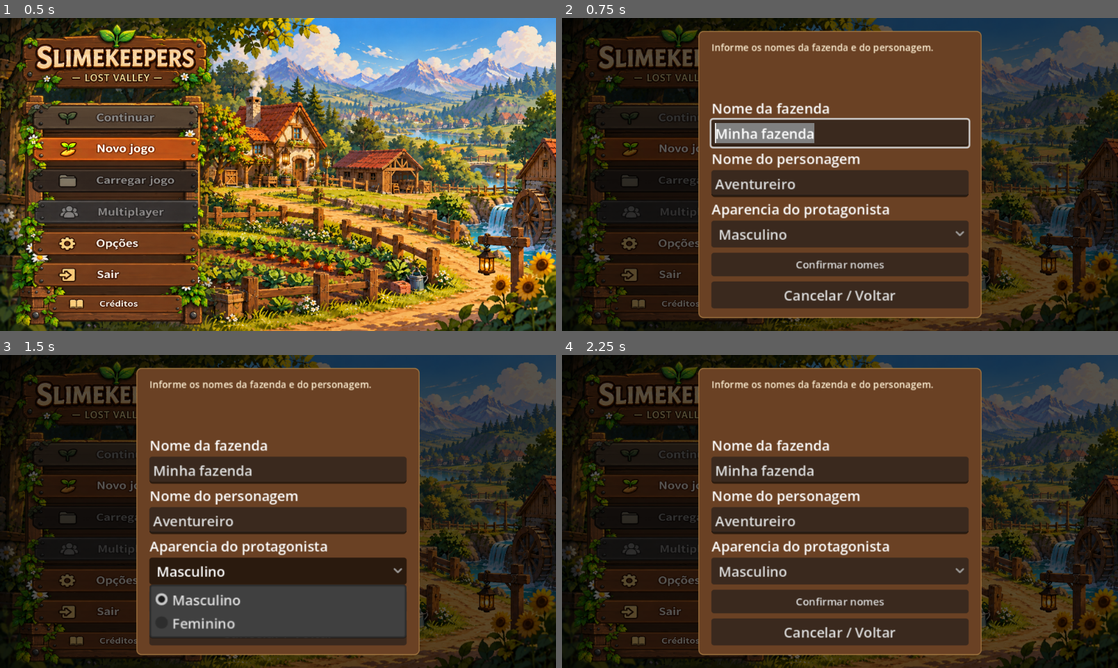
Above: before the commit, frames 1-4 (two rows, left to right).
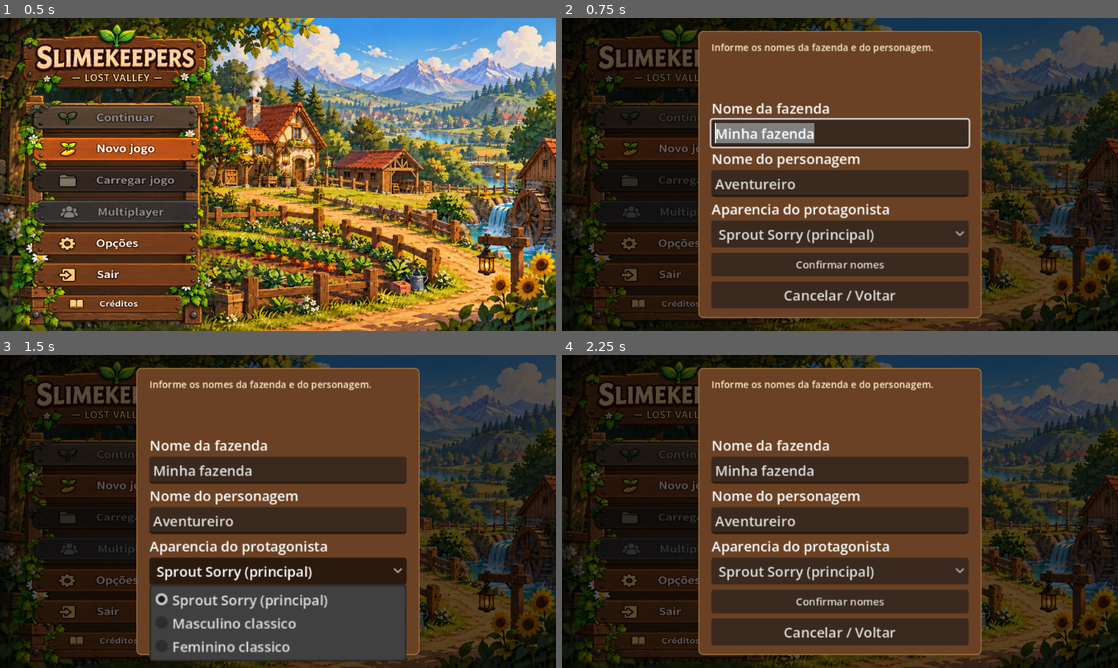
Above: after the commit, the same moments.

Repository: HelioConde/Slime-Harvest
Game: Godot game, scene res://scenes/ui/MainMenu.tscn
Two runs of this game, one before a commit and one after it. Both use one fixed random seed, a clock stepped at 60 frames per second and the inputs below.
Inputs (mouse positions are in pixels of both pictures, inside the frame that each line leads up to):
- Up to frame 1 (0.5 s): no input
- Up to frame 2 (0.75 s): click (673, 149) at 0.5 s
- Up to frame 3 (1.5 s): click (278, 570) at 1.25 s, where only the run before the commit has a clickable "Masculino"
- Up to frame 4 (2.25 s): click "Confirmar nomes" at 2 s

Frame 1 is identical in both runs. In frame 2, 0.5% of the frame differs, in the area x 28-57%, y 67-72%; in frame 3, 5.0%, in the area x 26-74%, y 67-98%; in frame 4, 0.5%.

Commit message:
feat(player): make Sprout Sorry selectable and default for new farms

Diff:
--- a/scripts/ui/main_menu.gd
+++ b/scripts/ui/main_menu.gd
@@ -38,7 +38,7 @@
 var _farm_input: LineEdit
 var _player_input: LineEdit
 var _appearance_picker: OptionButton
-var _selected_appearance: String = "masculino"
+var _selected_appearance: String = "sprout_sorry"
 var _popup_fields: VBoxContainer
 var _new_game_replaces: bool = false
 
@@ -316,8 +316,9 @@
 	appearance_label.text = "Aparencia do protagonista"
 	_popup_fields.add_child(appearance_label)
 	_appearance_picker = OptionButton.new()
-	_appearance_picker.add_item("Masculino", 0)
-	_appearance_picker.add_item("Feminino", 1)
+	_appearance_picker.add_item("Sprout Sorry (principal)", 0)
+	_appearance_picker.add_item("Masculino classico", 1)
+	_appearance_picker.add_item("Feminino classico", 2)
 	_appearance_picker.select(0)
 	_popup_fields.add_child(_appearance_picker)
 	_farm_input.grab_focus()
@@ -330,7 +331,13 @@
 	if farm.is_empty() or player.is_empty():
 		_show_message("Preencha o nome da fazenda e o nome do personagem.")
 		return
-	_selected_appearance = "feminino" if _appearance_picker.selected == 1 else "masculino"
+	match _appearance_picker.selected:
+		1:
+			_selected_appearance = "masculino"
+		2:
+			_selected_appearance = "feminino"
+		_:
+			_selected_appearance = "sprout_sorry"
 	if _new_game_replaces:
 		_show_actions("Confirmar substituicao",
 			"Substituir a fazenda atual por \"%s\"?\nUm backup separado sera criado ANTES de iniciar. Os demais espacos nao serao modificados." % farm,
